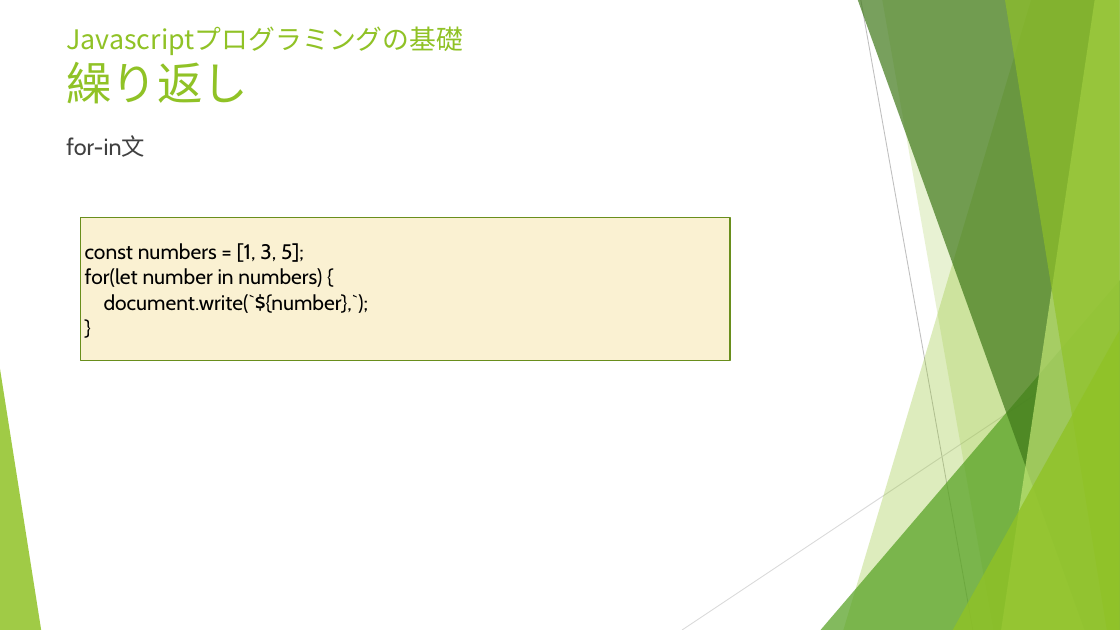
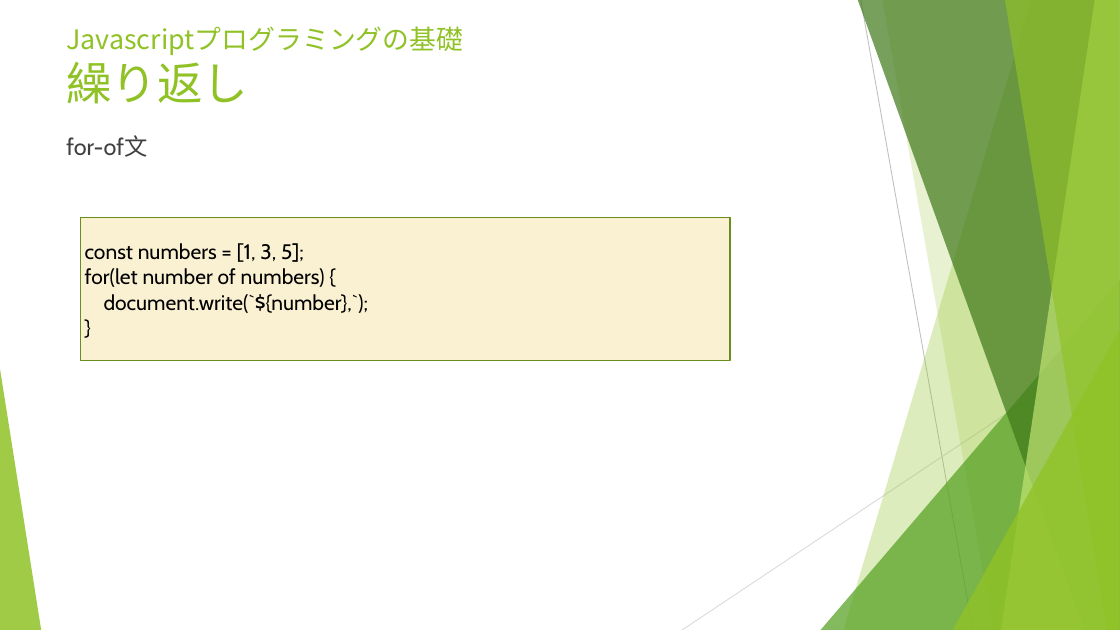
Before and after one commit to aselab/internship-201908, a slide deck: slide 30 of doc/ASEインターンシップ2019_モバイルアプリ.pptx. Drawn at 1120x630 pixels with LibreOffice and Linux fonts; fonts in the diff are those of the drawing. Boxes give left, top, right and bottom in pixels: in the first picture for what was removed or moved away, otherwise in the second. Text is boxed around its words. In the diff, an @@ line names an element or a change of style, - is before the commit and + after.

```diff
--- a/doc/ASEインターンシップ2019_モバイルアプリ.pptx
+++ b/doc/ASEインターンシップ2019_モバイルアプリ.pptx
@@ text at (66,135,147,157): text changed @@
-for-in文
+for-of文
@@ text at (85,268,325,287): text changed @@
-for(let number in numbers) {
+for(let number of numbers) {
```
Also in this commit, not shown: 1 other slide changed, 1 other file.
